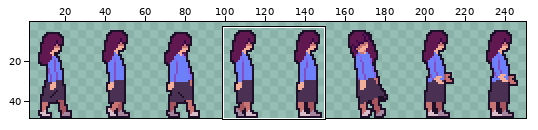
File history of a sprite sheet, LucyGamejam/data/PlayerSpriteSheet.png. The picture above shows the old version from afar; the outline marks the close-up.
Close-up. Before the edit:
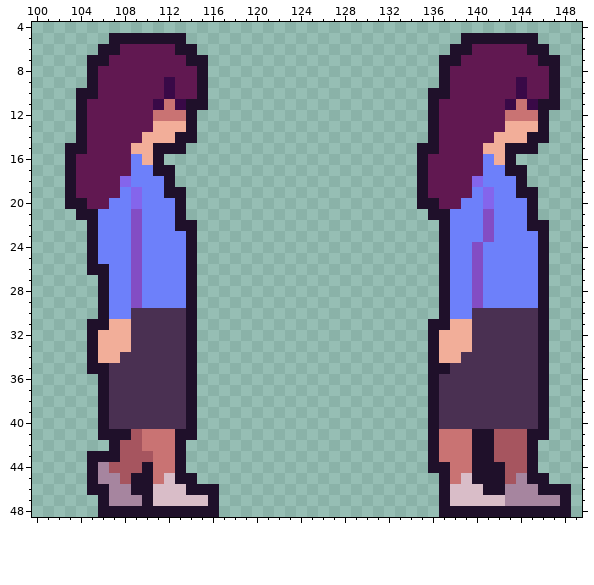
The file is 256x49 pixels. Shown: x 100..149, y 4..48. The wide view leaves out empty margins. The commit also changed other parts of the picture, which this record leaves out.
The same view after the edit:
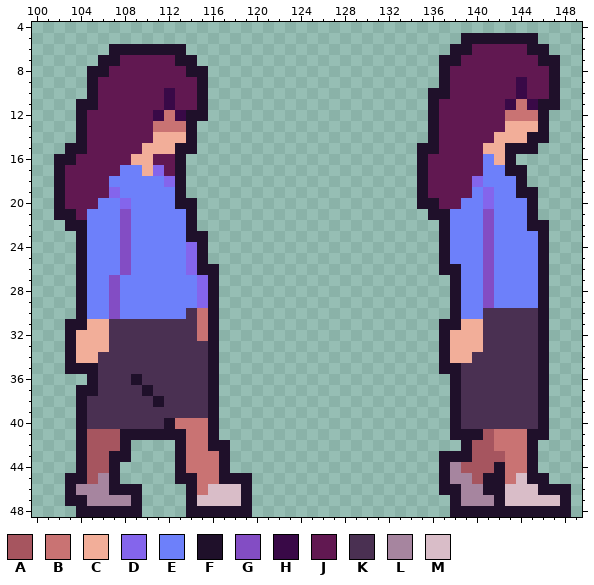
Palette (. is transparent): A #a6555f  B #c97373  C #f2ae99  D #8465ec  E #6d80fa  F #1f102a  G #834dc4  H #390947  J #611851  K #4a3052  L #a6859f  M #d9bdc8
Edits made:
Changed rows in their new state; - is an unchanged pixel.
first column x 102:
 5 -----.......----------------------------------
 6 ----.-FFFFF-.---------------------------------
 7 ---.-F-----F-.--------------------------------
 8 ----F-------F---------------------------------
 9 ----------J-----------------------------------
10 --.-------------------------------------------
11 ---F-----JHJJ---------------------------------
12 ---------H-H-F--------------------------------
13 ---------BBB----------------------------------
14 --------J--C----------------------------------
15 -------J-CC-F---------------------------------
16 F------C-JJF----------------------------------
17 FJ----E-CDJF----------------------------------
18 FJ---EE---DF----------------------------------
19 FJ---D-E--E-----------------------------------
20 FJJ-E-DE----F---------------------------------
21 FFJE--GE---EF---------------------------------
22 -FFE--GE---E----------------------------------
23 --FE--GE-----F--------------------------------
24 --FE--GE----DF------------------------EG------
25 --FE--GE----DF------------------------EG------
26 --FEE-GE----DFF---------------------F-EG------
27 --FEEG-E----EDF--------------------.F-EG------
28 --FEEG-E----EDF--------------------.F-EG------
29 --FEEG-E----EDF--------------------.F-EG------
30 --FEEG-EEEEEKBF--------------------.F-E-------
31 -FFCCKK-----KBF-------------------.-F-C-------
32 -FCC-KK-----KBF-------------------.F--C-------
33 -FCC-KK-----KKF-------------------.F--C-------
34 -FCCKK------KKF-------------------.F-C--------
35 -FF-K-------KKF-------------------.-F---------
36 ---FK--F----KKF-------------------..F---------
37 --FFK---F---KKF-------------------..F---------
38 --FKK----F--KKF-------------------..F---------
39 --FKK-------KKF-------------------..F---------
40 --FKK-----FBBBF-------------------..F---------
41 --FAAA-FFFF-BBF-------------------..FF-ABBB---
42 --FAAAF....-BBFF------------------...FAABBB---
43 --FAA-F....-BBBF------------------.FFFAA-BB---
44 --FAAF.....-BBBF------------------.-LAAA-BB---
45 -FFA-F.....--BBFFF------------------LLA--BM---
46 -FLLLFF-....-BMMMF------------------FLL--MMM--
47 -FFLL--F....F-MMMF-----------------.FLLLFMMMMM
48 --FF----....---FFF-----------------.----------
Boxes around the changes in both close-ups, in picture pixels (x1, y1, x2, y2):
changed: (54, 33, 252, 517)
changed: (428, 242, 560, 517)
